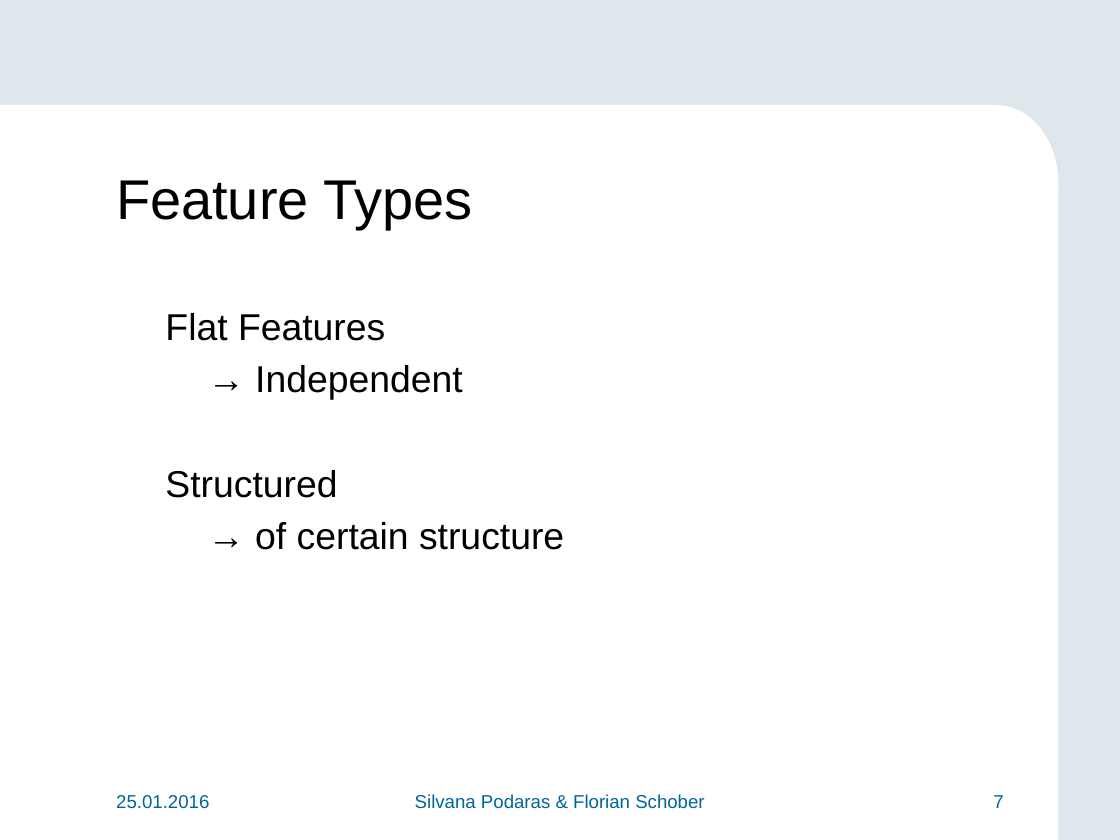
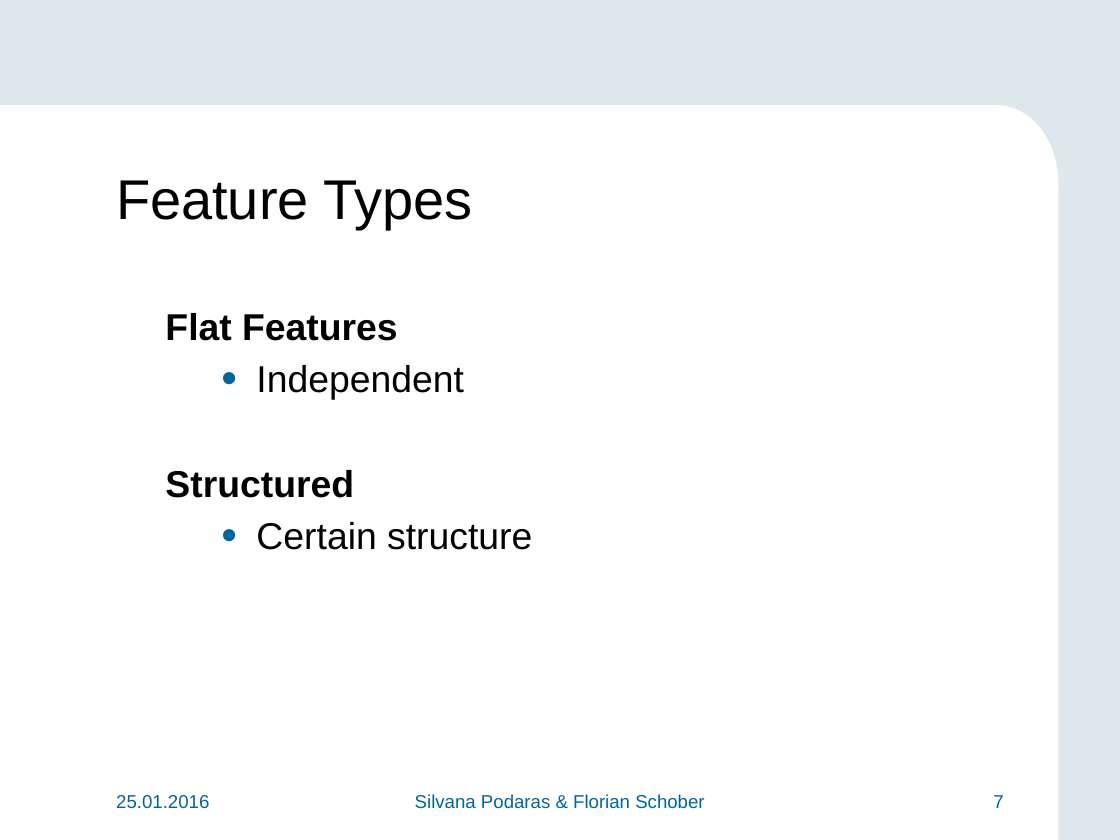
Before and after one commit to teretrus/VisSeminar, a slide deck: slide 7 of presentation/Presentation.pptx. Drawn at 1120x840 pixels with LibreOffice and Linux fonts; fonts in the diff are those of the drawing; background and template pictures are left out. Boxes give left, top, right and bottom in pixels: in the first picture for what was removed or moved away, otherwise in the second. Text is boxed around its words. In the diff, an @@ line names an element or a change of style, - is before the commit and + after.

```diff
--- a/presentation/Presentation.pptx
+++ b/presentation/Presentation.pptx
@@ text at (x1=165, y1=313, x2=398, y2=498): bold on in "Flat Features", "Structured" @@
@@ text at (x1=256, y1=365, x2=464, y2=400): text changed @@
-→ Independent
+  • Independent
@@ text at (x1=256, y1=522, x2=532, y2=550): text changed @@
-→ of certain structure
+  • Certain structure
```
Also in this commit, not shown: 7 other slides changed, 3 slides added.
